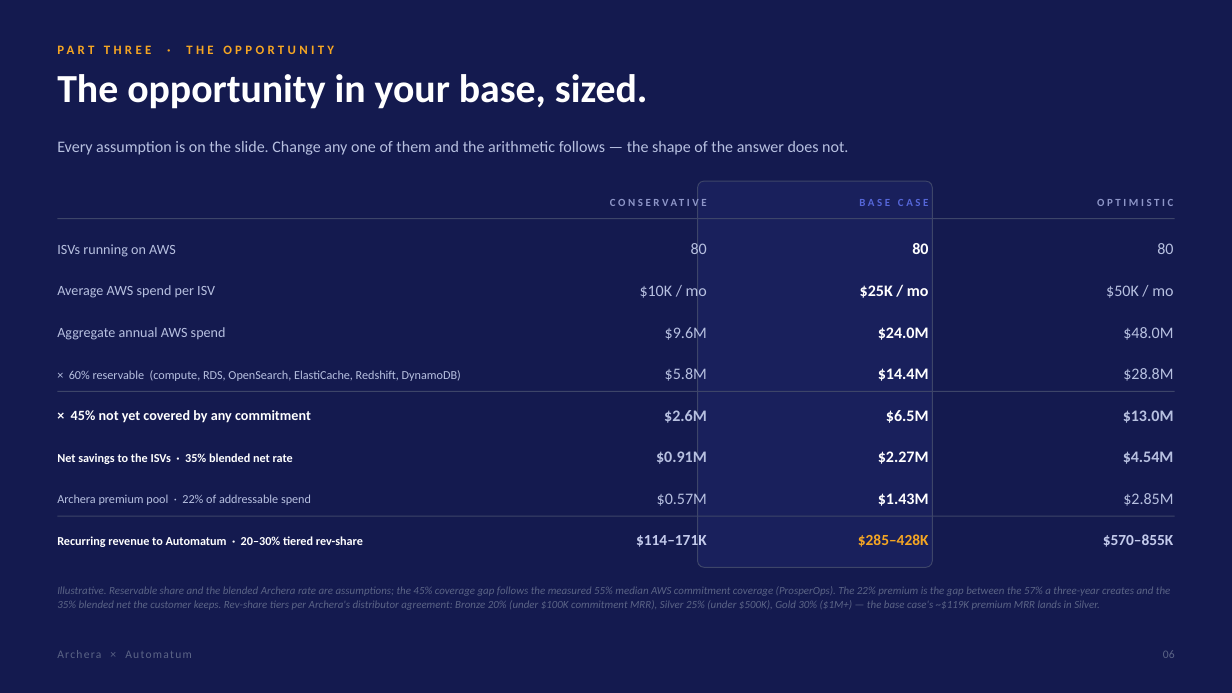
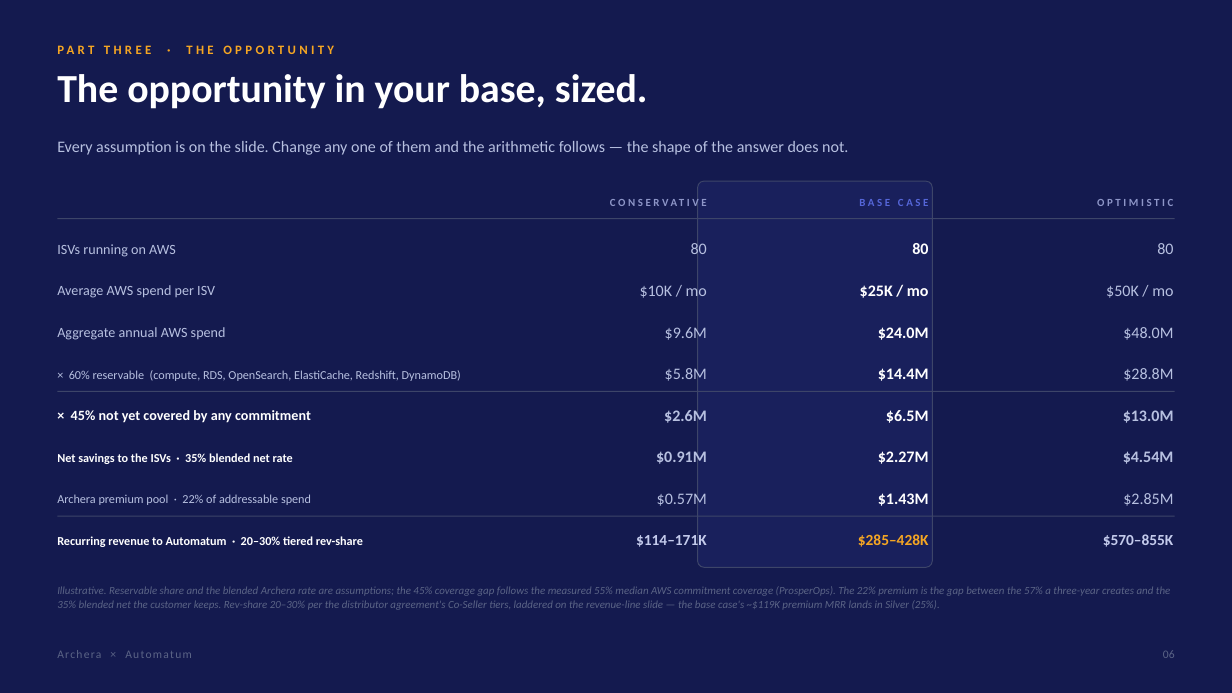
Before and after one commit to KianteEvans/barberbook, a slide deck: slide 6 of decks/Archera-for-Automatum.pptx. Drawn at 1232x693 pixels with LibreOffice and Linux fonts; fonts in the diff are those of the drawing. Boxes give left, top, right and bottom in pixels: in the first picture for what was removed or moved away, otherwise in the second. Text is boxed around its words. In the diff, an @@ line names an element or a change of style, - is before the commit and + after.

```diff
--- a/decks/Archera-for-Automatum.pptx
+++ b/decks/Archera-for-Automatum.pptx
@@ text at (57, 586, 1171, 610): text changed @@
-Illustrative. Reservable share and the blended Archera rate are assumptions; the 45% coverage gap follows the measured 55% median AWS commitment coverage (ProsperOps). The 22% premium is the gap between the 57% a three-year creates and the 35% blended net the customer keeps. Rev-share tiers per Archera's distributor agreement: Bronze 20% (under $100K commitment MRR), Silver 25% (under $500K), Gold 30% ($1M+) — the base case's ~$119K premium MRR lands in Silver.
+Illustrative. Reservable share and the blended Archera rate are assumptions; the 45% coverage gap follows the measured 55% median AWS commitment coverage (ProsperOps). The 22% premium is the gap between the 57% a three-year creates and the 35% blended net the customer keeps. Rev-share 20–30% per the distributor agreement's Co-Seller tiers, laddered on the revenue-line slide — the base case's ~$119K premium MRR lands in Silver (25%).
```
Also in this commit, not shown: 12 other slides changed, 1 slide removed, 2 other files.
